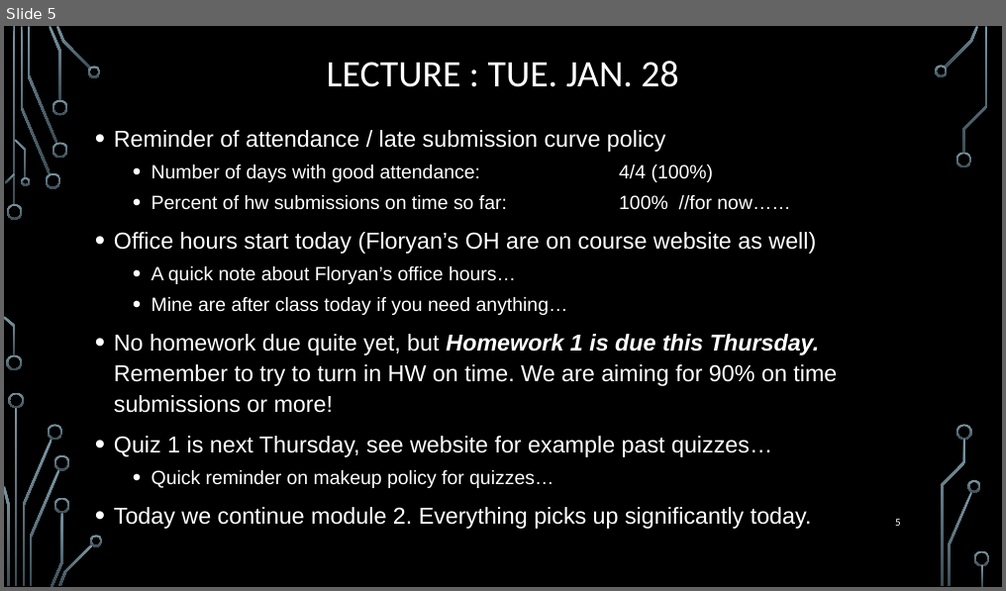
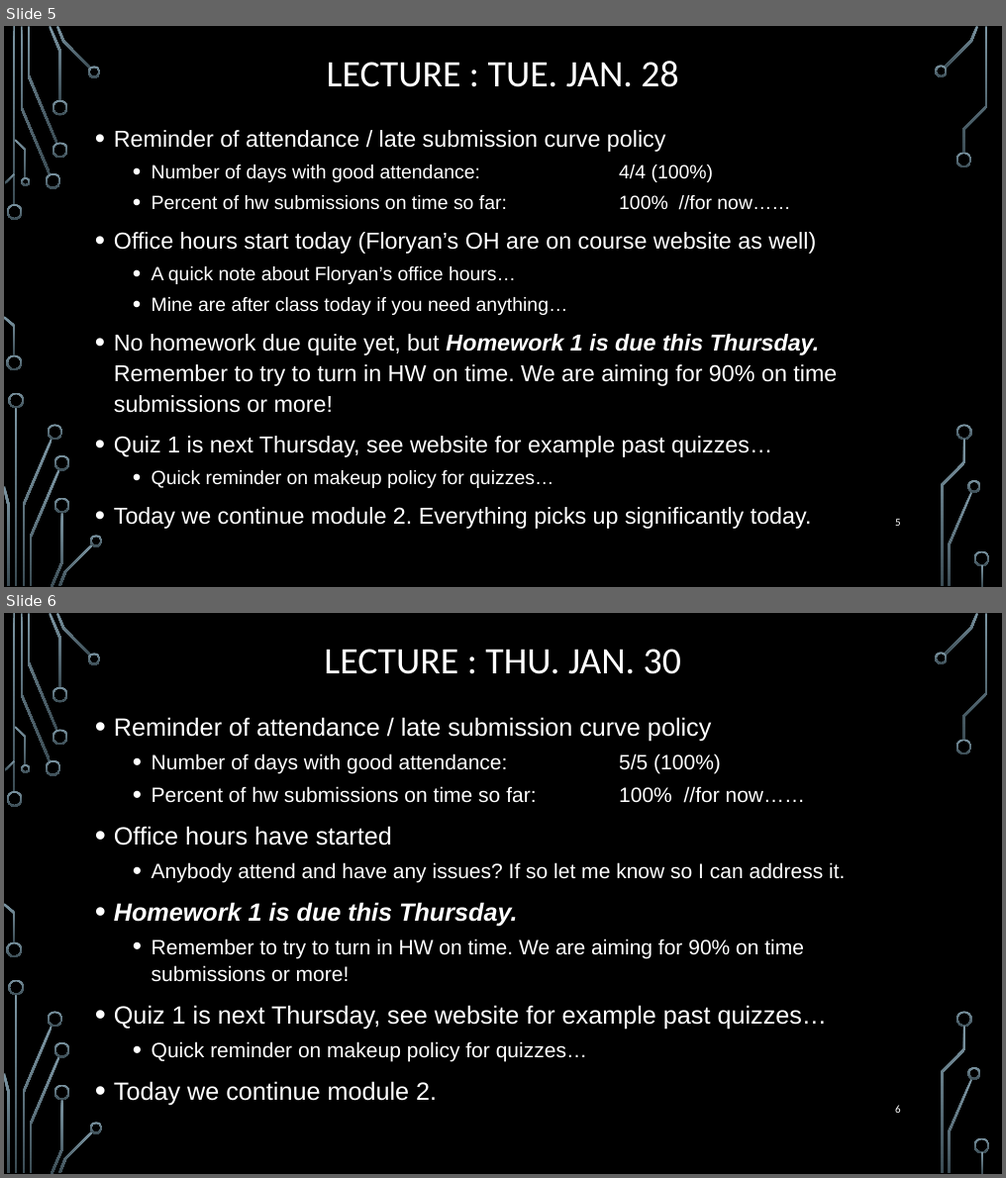
Before and after one commit to markfloryan/dmt2, a slide deck: slides/00-DailyAnnouncements.pptx. Shown one above the other, each under a label of ours: slide 5 before the commit, slides 5 and 6 after it. The pictures are 1006x591 and 1006x1178 pixels, drawn with LibreOffice and Linux fonts; fonts in the diff are those of the drawing; background and template pictures are left out. Boxes give left, top, right and bottom in pixels: in the first picture for what was removed or moved away, otherwise in the second. Text is boxed around its words. In the diff, an @@ line names an element or a change of style, - is before the commit and + after.

```diff
--- a/slides/00-DailyAnnouncements.pptx
+++ b/slides/00-DailyAnnouncements.pptx
@@ slide 6 added at bbox=[4, 613, 1002, 1174], background picture (left out); not listed: 36 template elements that a slide beside it also shows @@
@@ title added at bbox=[324, 649, 681, 674], 36 pt, text #FFFFFF @@
+LECTURE : THU. JAN. 30
@@ text added at bbox=[114, 717, 845, 1106], 20 pt, text #FFFFFF @@
+• Reminder of attendance / late submission curve policy
+  • Number of days with good attendance: 5/5 (100%)
+  • Percent of hw submissions on time so far: 100% //for now……
+• Office hours have started
+  • Anybody attend and have any issues? If so let me know so I can address it.
+• Homework 1 is due this Thursday.
+  • Remember to try to turn in HW on time. We are aiming for 90% on time submissions or more!
+• Quiz 1 is next Thursday, see website for example past quizzes…
+  • Quick reminder on makeup policy for quizzes…
+• Today we continue module 2.
@@ page number added at bbox=[895, 1105, 901, 1113], 10.5 pt, text #FFFFFF @@
+6
```
Also in this commit, not shown: 1 other file.
